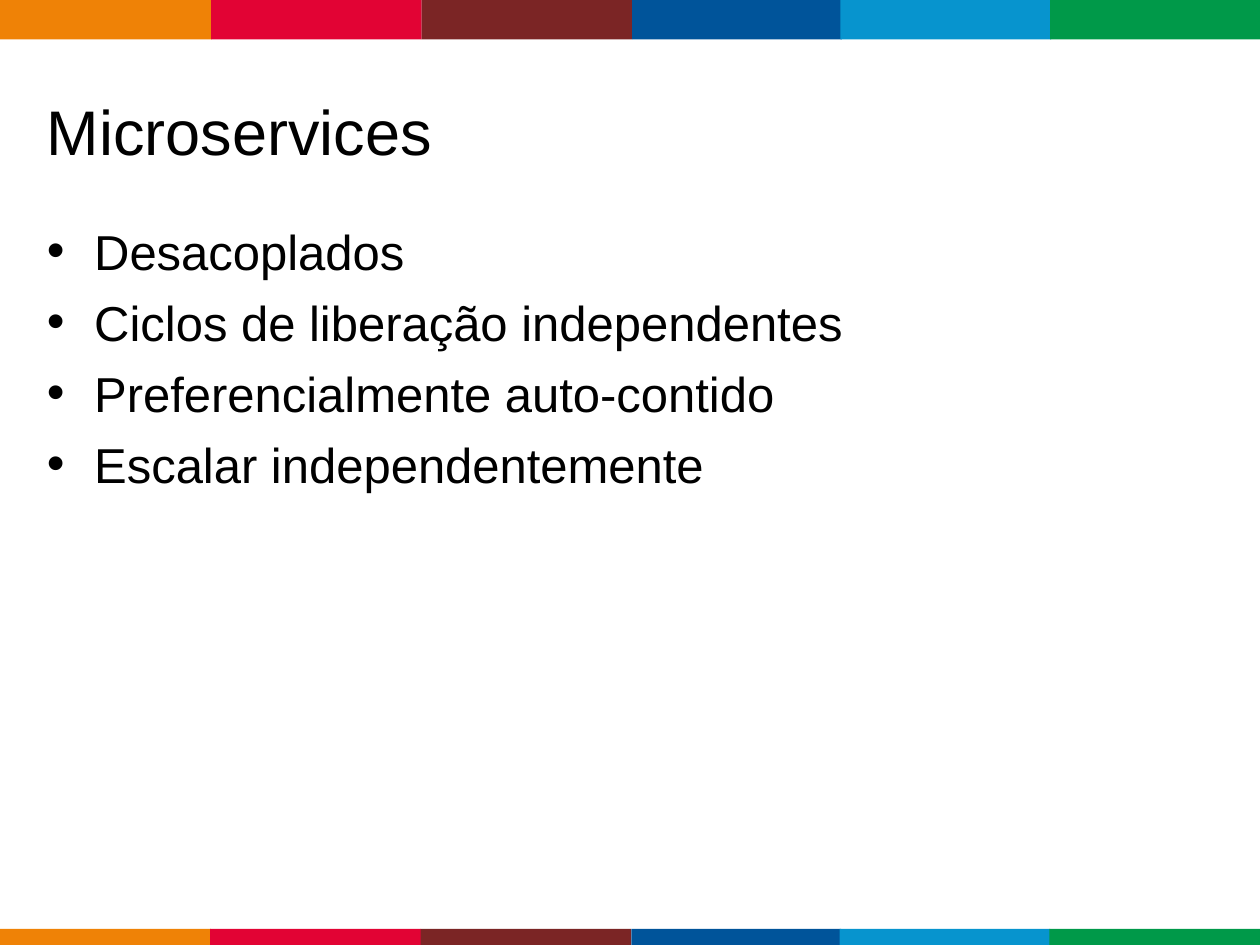
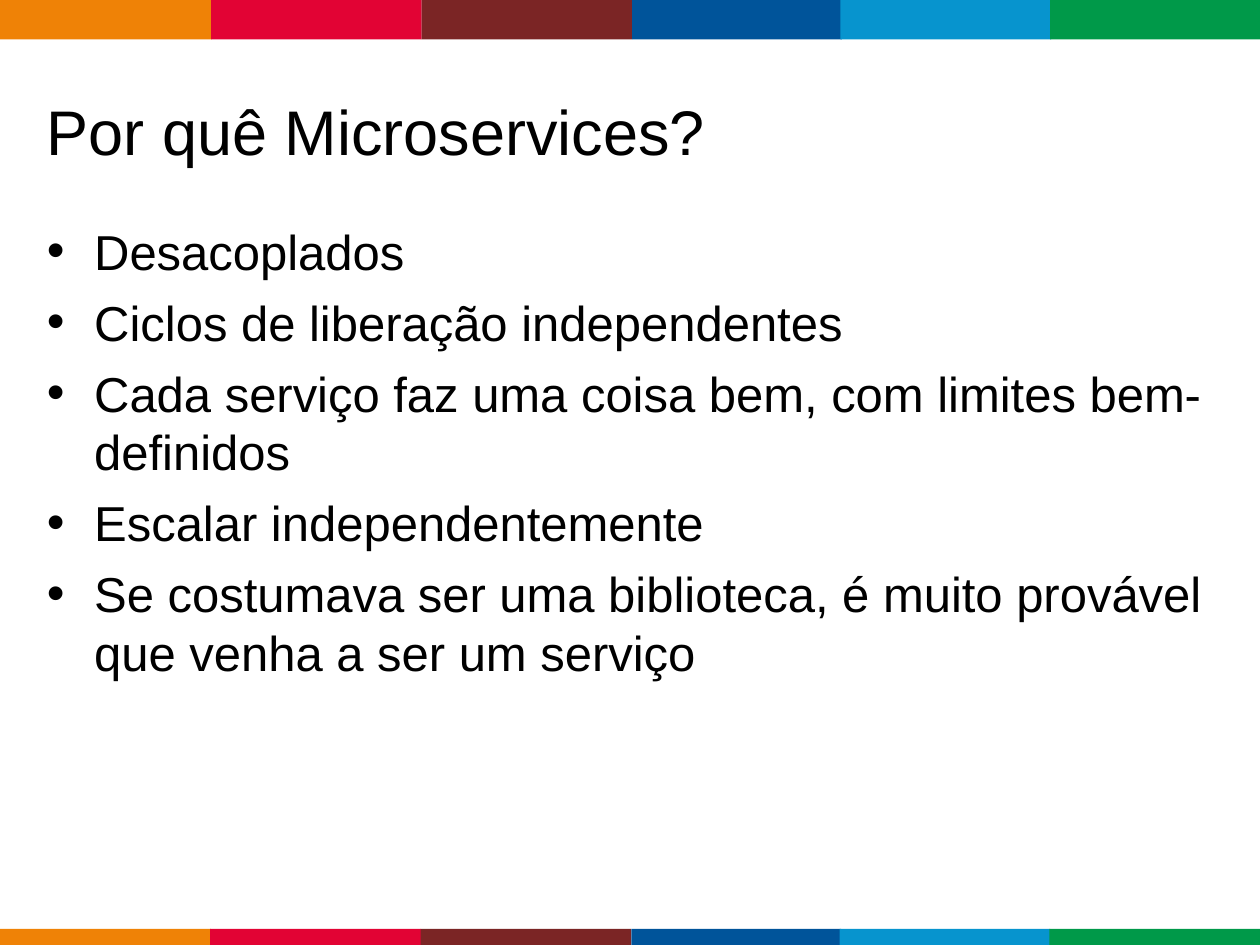
Before and after one commit to gastaldi/talks, a slide deck: slide 3 of WildFlySwarm/TDC 2017/wildflyswarm.odp (slide 2 before the commit). Drawn at 1260x945 pixels with LibreOffice and Linux fonts; fonts in the diff are those of the drawing; background and template pictures are left out. Boxes give left, top, right and bottom in pixels: in the first picture for what was removed or moved away, otherwise in the second. Text is boxed around its words. In the diff, an @@ line names an element or a change of style, - is before the commit and + after.

```diff
--- a/WildFlySwarm/TDC 2017/wildflyswarm.odp
+++ b/WildFlySwarm/TDC 2017/wildflyswarm.odp
@@ title at [47, 109, 705, 167]: text changed @@
-Microservices
+Por quê Microservices?
@@ text at [94, 376, 1201, 471]: text changed @@
-• Preferencialmente auto-contido
+• Cada serviço faz uma coisa bem, com limites bem-definidos
@@ text at [94, 576, 1201, 681]: paragraph added @@
+• Se costumava ser uma biblioteca, é muito provável que venha a ser um serviço
```
Also in this commit, not shown: 1 other slide changed, 8 slides added, 2 slides removed, 1 other file.
